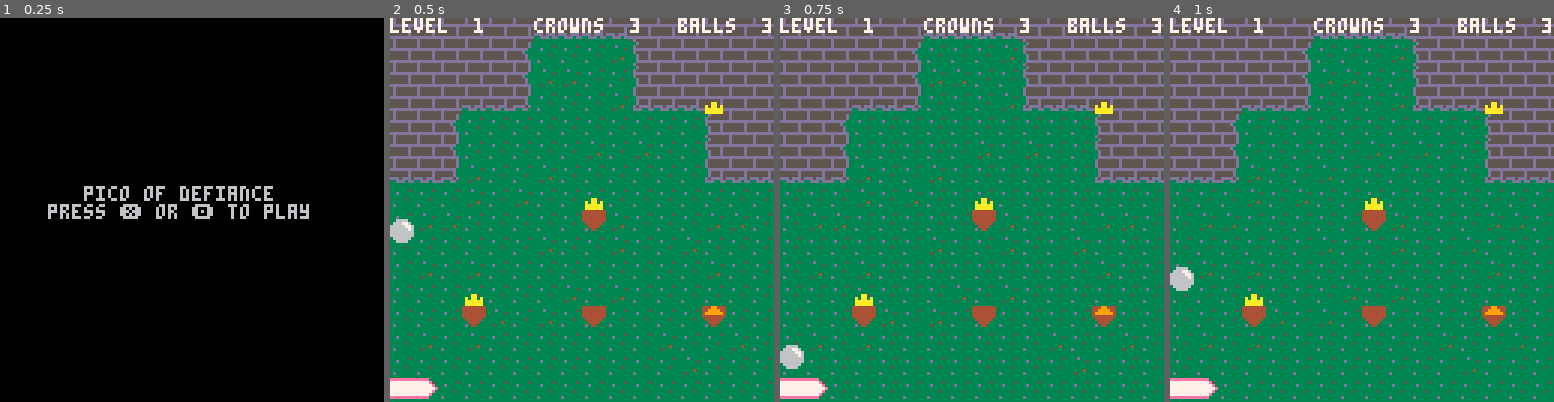
Above: before the commit, frames 1-4 (left to right).
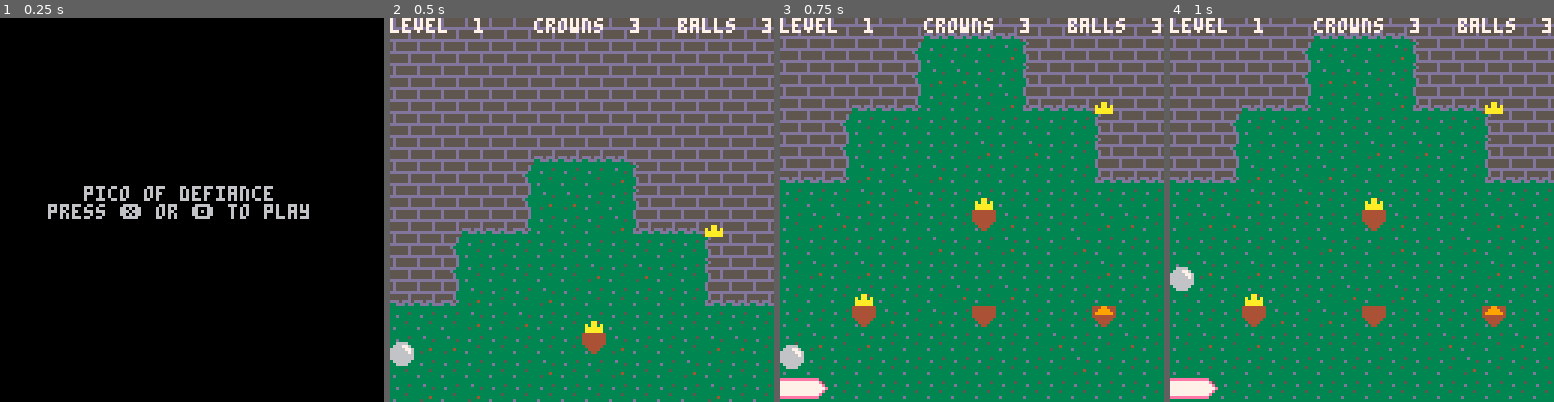
Above: after the commit, the same moments.

Repository: cinghycreations/defiance_of_pico
Game: PICO-8 cartridge defiance.p8
Same seed, same stepped clock (60 frames per second), same inputs: the game is played once before the commit and once after it.
Inputs:
- Up to frame 1 (0.25 s): no input
- Up to frame 2 (0.5 s): tap X (X key) at 0.33 s
- Up to frame 3 (0.75 s): tap O (Z key) at 0.7 s
- Up to frame 4 (1 s): no input

Frame 1 is identical in both runs. In frame 2, 49% of the frame differs, in the area x 0-100%, y 1-100%; in frame 3, nothing differs; in frame 4, nothing differs.

Commit message:
Camera follows ball in a more stable manner

Diff:
--- a/defiance.lua
+++ b/defiance.lua
@@ -38,6 +38,7 @@
 function session_init(level, lives)
 	session = {}
 	session.level = level or 1
+	session.camera_offset = 0
 	session.platform_speed = 1.2
 	session.platform_offset = 0
 	session.ball_position = { 0, 256 - 64 }
@@ -149,8 +150,13 @@
 function session_draw()
 	cls()
 
-	camera_position = clamp( session.ball_position[2] - 16, 0, 128 )
-	camera( 0, camera_position )
+	if session.ball_position[2] - 16 < session.camera_offset then
+		session.camera_offset = session.ball_position[2] - 16
+	elseif session.ball_position[2] + 16 > session.camera_offset + 128 then
+		session.camera_offset = session.ball_position[2] + 16 - 128
+	end
+	session.camera_offset = clamp( session.camera_offset, 0, 128 )
+	camera( 0, session.camera_offset )
 
 	-- background
 	map( session.background * 16, 0, 0, 0, 16, 32 )
